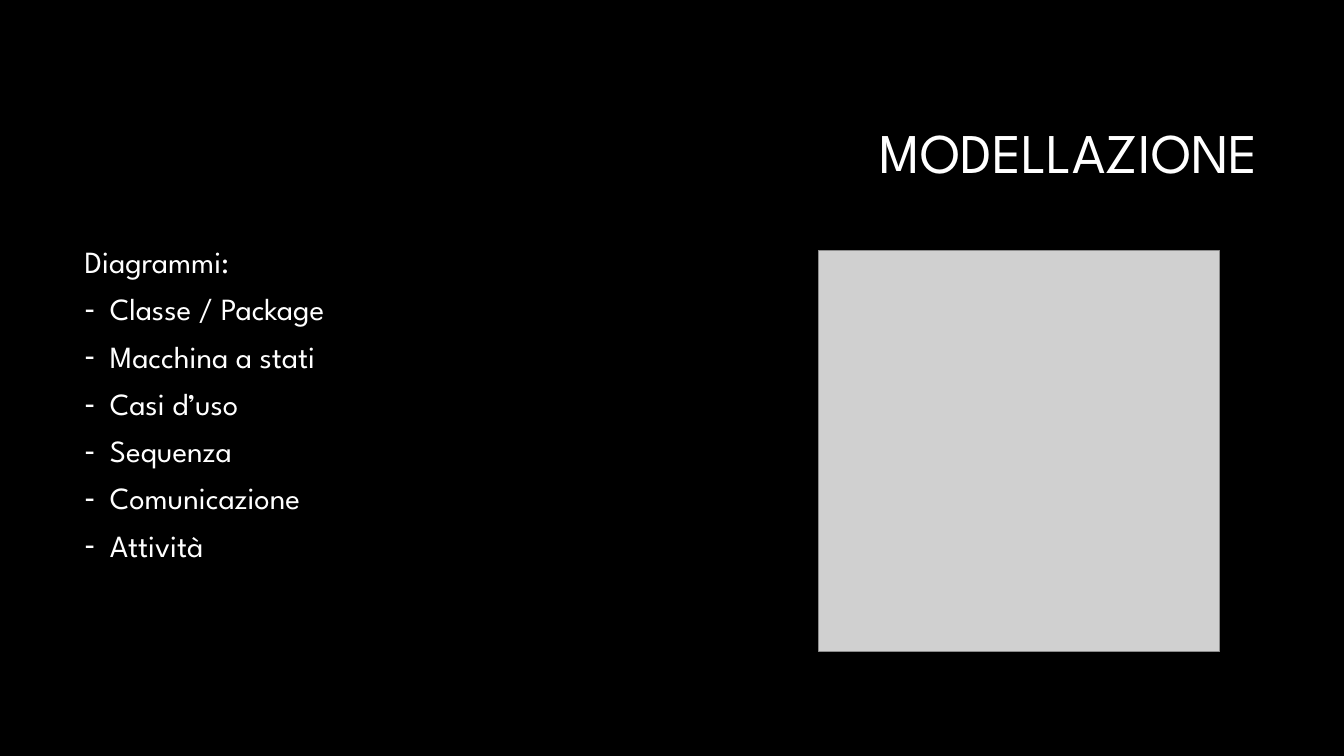
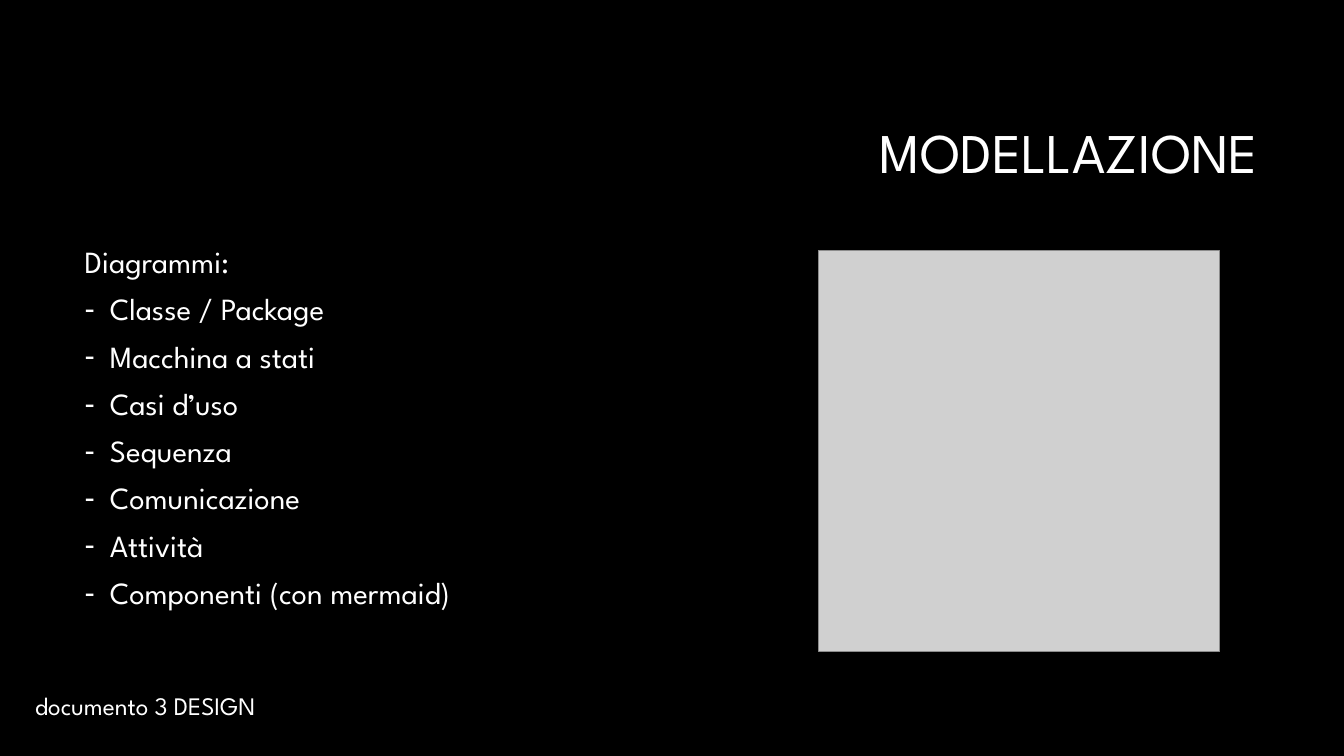
Before and after one commit to Andrei-Soava/Uno, a slide deck: slide 13 of documentazione/ONE_presentazione.pptx. Drawn at 1344x756 pixels with LibreOffice and Linux fonts; fonts in the diff are those of the drawing; grey boxes stand for pictures; background and template pictures are left out. Boxes give left, top, right and bottom in pixels: in the first picture for what was removed or moved away, otherwise in the second. Text is boxed around its words. In the diff, an @@ line names an element or a change of style, - is before the commit and + after.

```diff
--- a/documentazione/ONE_presentazione.pptx
+++ b/documentazione/ONE_presentazione.pptx
@@ text at [110,582,450,611]: paragraph added @@
+– Componenti (con mermaid)
@@ text added at [35,697,255,716], 18 pt, text #FFFFFF @@
+documento 3 DESIGN
```
Also in this commit, not shown: 6 other slides changed, 5 other files.
